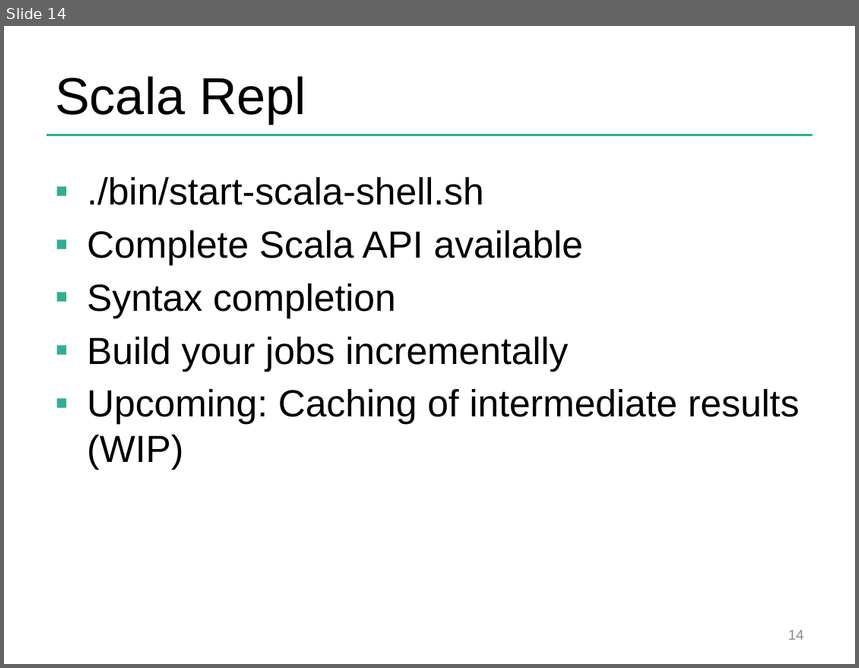
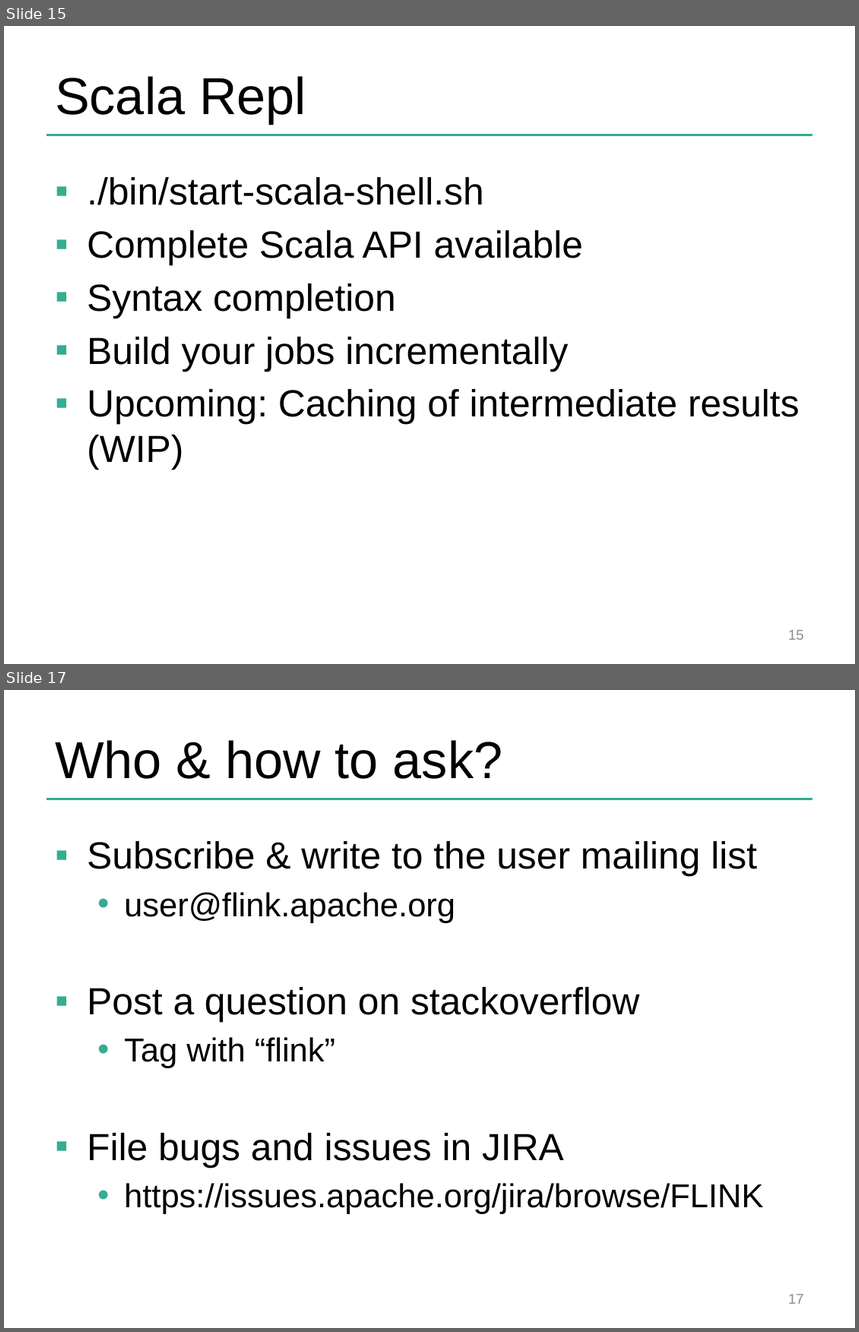
Before and after one commit to dataArtisans/flink-training-web, a slide deck: slides/closing.pptx. Shown one above the other, each under a label of ours: slide 14 before the commit, slides 15 and 17 after it; the slides between them are not shown. The pictures are 859x668 and 859x1332 pixels, drawn with LibreOffice and Linux fonts; fonts in the diff are those of the drawing; background and template pictures are left out. Boxes give left, top, right and bottom in pixels: in the first picture for what was removed or moved away, otherwise in the second. Text is boxed around its words. In the diff, an @@ line names an element or a change of style, - is before the commit and + after.

```diff
--- a/slides/closing.pptx
+++ b/slides/closing.pptx
@@ slide 17 added at [4,690,855,1328], background #FFFFFF; not listed: 1 template element that a slide beside it also shows @@
@@ title added at [55,740,503,779], 44 pt, text #000000 @@
+Who & how to ask?
@@ text added at [87,841,763,1214], 32 pt, text #000000 @@
+▪ Subscribe & write to the user mailing list
+  • user@flink.apache.org
+▪ Post a question on stackoverflow
+  • Tag with “flink”
+▪ File bugs and issues in JIRA
+  • https://issues.apache.org/jira/browse/FLINK
@@ page number added at [788,1294,804,1304], 12 pt, text #8C8C8C @@
+17
@@ what was slide 14 is now slide 15 @@
@@ page number at [788,630,804,640]: text changed @@
-14
+15
```
Also in this commit, not shown: 4 slides changed, 4 other slides added, 2 slides removed, 5 other files.
